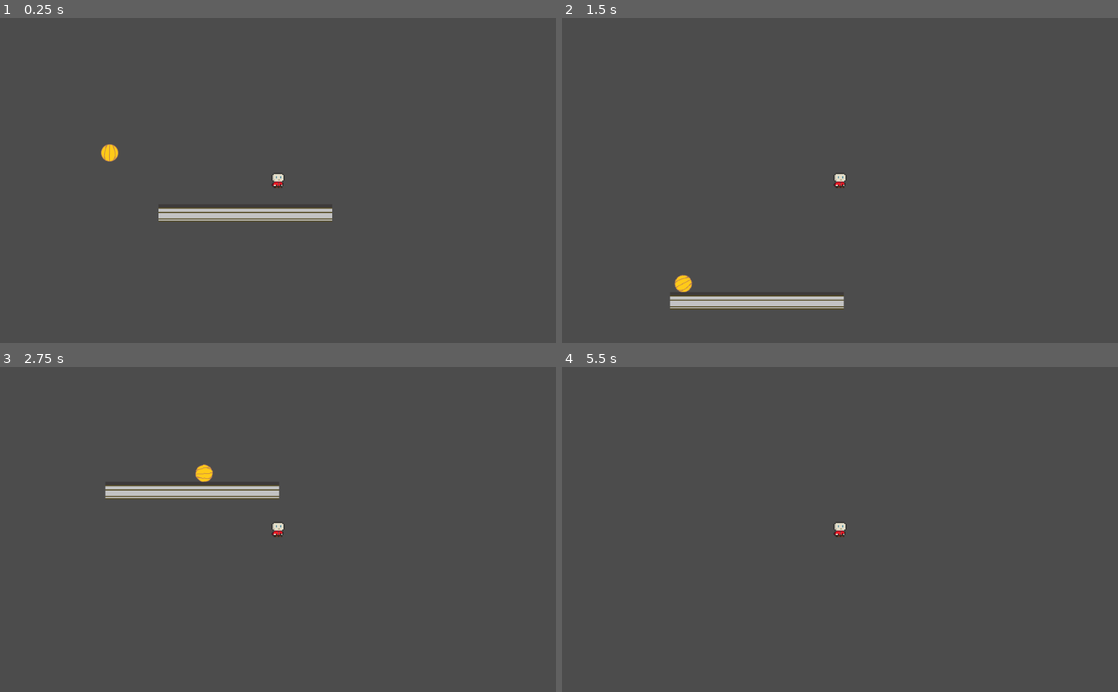
Above: before the commit, frames 1-4 (two rows, left to right).
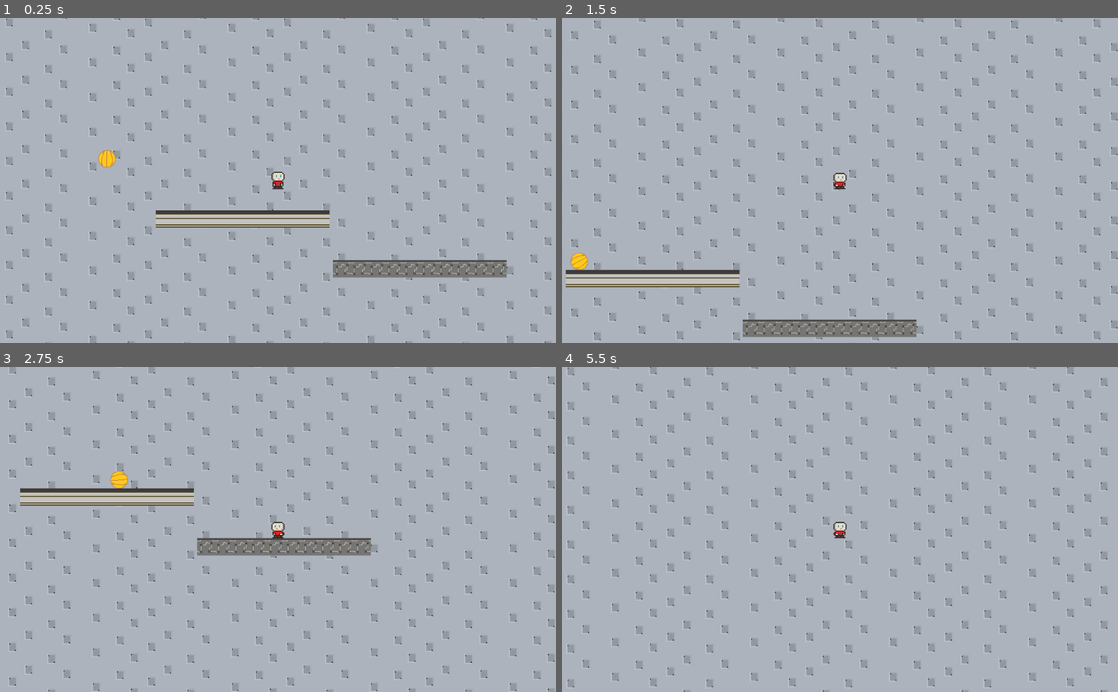
Above: after the commit, the same moments.

Repository: caasalazarsa/ProgramacionAplicada
Game: Godot game, scene res://scenes/main.tscn
Two runs of this game, one before a commit and one after it. Both use one fixed random seed, a clock stepped at 60 frames per second and the inputs below.
Inputs:
- Up to frame 1 (0.25 s): no input
- Up to frame 2 (1.5 s): tap Enter (ui_accept) at 0.5, 0.77 s; hold Right (ui_right) from 0.53 s (still down)
- Up to frame 3 (2.75 s): tap Enter (ui_accept) at 1.52 s; release Right (ui_right) at 2.03 s; hold Left (ui_left) from 2.03 s (still down)
- Up to frame 4 (5.5 s): release Left (ui_left) at 2.78 s; hold Right (ui_right) 2.78-4.28 s; tap Enter (ui_accept) at 3.02, 3.77, 4.52 s; hold Left (ui_left) 4.28-5.03 s; hold Right (ui_right) from 5.03 s (still down)

The runs differ from the first frame. In frame 1, 99% of the frame differs, in the area x 0-100%, y 0-100%; in frame 2, 98%; in frame 3, 99%; in frame 4, 100%.

Commit message:
added animations

Diff:
--- /dev/null
+++ b/DEMO_PROJECT/animations/Animations.tscn
@@ -0,0 +1,35 @@
+[gd_scene load_steps=12 format=2]
+
+[ext_resource path="res://sprites/Player Sprites/Player Idle/Player_Idle_2.png" type="Texture" id=1]
+[ext_resource path="res://sprites/Player Sprites/Player Idle/Player_Idle_1.png" type="Texture" id=2]
+[ext_resource path="res://sprites/Player Sprites/Player Left/Player_Left_4.png" type="Texture" id=3]
+[ext_resource path="res://sprites/Player Sprites/Player Left/Player_Left_1.png" type="Texture" id=4]
+[ext_resource path="res://sprites/Player Sprites/Player Left/Player_Left_2.png" type="Texture" id=5]
+[ext_resource path="res://sprites/Player Sprites/Player Left/Player_Left_3.png" type="Texture" id=6]
+[ext_resource path="res://sprites/Player Sprites/Player Right/Player_Right_3.png" type="Texture" id=7]
+[ext_resource path="res://sprites/Player Sprites/Player Right/Player_Right_4.png" type="Texture" id=8]
+[ext_resource path="res://sprites/Player Sprites/Player Right/Player_Right_2.png" type="Texture" id=9]
+[ext_resource path="res://sprites/Player Sprites/Player Right/Player_Right_1.png" type="Texture" id=10]
+
+[sub_resource type="SpriteFrames" id=1]
+animations = [ {
+"frames": [ ExtResource( 10 ), ExtResource( 9 ), ExtResource( 7 ), ExtResource( 8 ) ],
+"loop": true,
+"name": "Derecha",
+"speed": 5.0
+}, {
+"frames": [ ExtResource( 4 ), ExtResource( 5 ), ExtResource( 6 ), ExtResource( 3 ) ],
+"loop": true,
+"name": "Izquierda",
+"speed": 5.0
+}, {
+"frames": [ ExtResource( 2 ), ExtResource( 1 ) ],
+"loop": true,
+"name": "Quieto",
+"speed": 5.0
+} ]
+
+[node name="Animations" type="AnimatedSprite"]
+frames = SubResource( 1 )
+animation = "Derecha"
+playing = true
--- /dev/null
+++ b/DEMO_PROJECT/prefabs/another_player.tscn
@@ -0,0 +1,19 @@
+[gd_scene load_steps=4 format=2]
+
+[ext_resource path="res://scripts/player.gd" type="Script" id=1]
+[ext_resource path="res://animations/Animations.tscn" type="PackedScene" id=2]
+
+[sub_resource type="CapsuleShape2D" id=1]
+height = 12.0
+
+[node name="animated_player" type="KinematicBody2D"]
+script = ExtResource( 1 )
+
+[node name="Camera2D" type="Camera2D" parent="."]
+current = true
+
+[node name="Animations" parent="." instance=ExtResource( 2 )]
+scale = Vector2( 2, 2 )
+
+[node name="CollisionShape2D" type="CollisionShape2D" parent="."]
+shape = SubResource( 1 )
--- a/DEMO_PROJECT/prefabs/player.tscn
+++ b/DEMO_PROJECT/prefabs/player.tscn
@@ -8,8 +8,6 @@
 
 [node name="KinematicBody2D" type="KinematicBody2D"]
 script = ExtResource( 2 )
-walk_velocity = null
-run_velocity = null
 
 [node name="CollisionShape2D" type="CollisionShape2D" parent="."]
 shape = SubResource( 1 )
--- /dev/null
+++ b/DEMO_PROJECT/prefabs/tiledplatform.tscn
@@ -0,0 +1,16 @@
+[gd_scene load_steps=3 format=2]
+
+[ext_resource path="res://sprites/Industrial Platform.png" type="Texture" id=1]
+
+[sub_resource type="RectangleShape2D" id=1]
+extents = Vector2( 160, 16 )
+
+[node name="StaticBody2D" type="StaticBody2D"]
+
+[node name="Sprite" type="Sprite" parent="."]
+texture = ExtResource( 1 )
+region_enabled = true
+region_rect = Rect2( 0, 0, 320, 32 )
+
+[node name="CollisionShape2D" type="CollisionShape2D" parent="."]
+shape = SubResource( 1 )
--- a/DEMO_PROJECT/scenes/main.tscn
+++ b/DEMO_PROJECT/scenes/main.tscn
@@ -1,18 +1,27 @@
-[gd_scene load_steps=4 format=2]
+[gd_scene load_steps=6 format=2]
 
 [ext_resource path="res://prefabs/ball.tscn" type="PackedScene" id=1]
-[ext_resource path="res://prefabs/player.tscn" type="PackedScene" id=2]
 [ext_resource path="res://prefabs/platform.tscn" type="PackedScene" id=3]
+[ext_resource path="res://prefabs/tiledplatform.tscn" type="PackedScene" id=4]
+[ext_resource path="res://sprites/Industrial Background.png" type="Texture" id=5]
+[ext_resource path="res://prefabs/another_player.tscn" type="PackedScene" id=6]
 
 [node name="main" type="Node2D"]
 
 [node name="ball" parent="." instance=ExtResource( 1 )]
 position = Vector2( 385, 72 )
 
-[node name="player" parent="." instance=ExtResource( 2 )]
-position = Vector2( 698, 114 )
-walk_velocity = 100
-run_velocity = 400
+[node name="animated_player" parent="." instance=ExtResource( 6 )]
+position = Vector2( 703, 100 )
 
 [node name="platform" parent="." instance=ExtResource( 3 )]
 position = Vector2( 638, 186 )
+
+[node name="StaticBody2D" parent="." instance=ExtResource( 4 )]
+position = Vector2( 964, 278 )
+
+[node name="Sprite" type="Sprite" parent="."]
+z_index = -1
+texture = ExtResource( 5 )
+region_enabled = true
+region_rect = Rect2( 0, 0, 20000, 20000 )
--- a/DEMO_PROJECT/scripts/player.gd
+++ b/DEMO_PROJECT/scripts/player.gd
@@ -5,16 +5,16 @@
 
 # en el caso de los kinematic body se debe añadir el efecto gravitatorio
 # ya que el juego demo es un plataformero
-var gravity=400
+var gravity=500
 
 # velocidades de movimiento horizontal jump_velocity se asigna de acuerdo al
 # estado desde el cual se hace el salto
-export var walk_velocity=100
-export var run_velocity=400
+export var walk_velocity=300
+export var run_velocity=600
 export var jump_velocity=0
 
 # velocidad de salto vertical
-export var jump_speed=600
+export var jump_speed=400
 
 # vector en el cual se suman todas las velocidades
 var velocity=Vector2(0,0)
@@ -22,6 +22,7 @@
 # var a = 2
 # var b = "text"
 
+onready var animation_sprite = get_node("Animations")
 
 # Called when the node enters the scene tree for the first time.
 func _ready():
@@ -49,6 +50,7 @@
 		4:
 			salto()
 
+	_animate()
 
 	pass
 
@@ -57,6 +59,18 @@
 	# el segundo parametro determina la normal de las superficies, es decir, la dirección en la
 	# perpendicular al suelo
 	move_and_slide(velocity,Vector2(0,-1))
+
+
+func _animate():
+	if state==1:
+		animation_sprite.play("Quieto")
+	if state==2 or 3:
+		if Input.is_action_pressed("ui_left"):
+			animation_sprite.play("Izquierda")
+		if Input.is_action_pressed("ui_right"):
+			animation_sprite.play("Derecha")
+
+
 
 	## ESTADO QUIETO
 	# si se oprime <- o -> el jugador pasara de quieto a caminata
@@ -89,10 +103,10 @@
 	moverse(walk_velocity)
 
 	if(Input.is_action_pressed("ui_right")):
-		$Sprite.flip_h=false
+		#$Sprite.flip_h=false
 		print("camino hacia la derecha")
 	if(Input.is_action_pressed("ui_left")):
-		$Sprite.flip_h=true
+		#$Sprite.flip_h=true
 		print("camino hacia la izquierda")
 
 	if(!Input.is_action_pressed("ui_left") and !Input.is_action_pressed("ui_right")):
@@ -152,8 +166,14 @@
 	# efecto gravitatorio en el personaje
 
 func gravity_effect(delta):
-	if velocity.y<400:
-		velocity.y=velocity.y+gravity*delta
+
+	if is_on_floor():
+		velocity.y=gravity*delta
+
+	else:
+		if velocity.y <1000:
+			velocity.y=velocity.y+gravity*delta
+
 
 	# función para moverse
 	# importante entender la lógica
Binary file added: DEMO_PROJECT/sprites/Industrial Background.png
Not shown, added: DEMO_PROJECT/sprites/Industrial Background.png.import
Binary file added: DEMO_PROJECT/sprites/Industrial Platform.png
Not shown, added: DEMO_PROJECT/sprites/Industrial Platform.png.import
Binary file added: DEMO_PROJECT/sprites/Player Sprites/Player Idle/Player_Idle_1.png
Not shown, added: DEMO_PROJECT/sprites/Player Sprites/Player Idle/Player_Idle_1.png.import
Binary file added: DEMO_PROJECT/sprites/Player Sprites/Player Idle/Player_Idle_2.png
Not shown, added: DEMO_PROJECT/sprites/Player Sprites/Player Idle/Player_Idle_2.png.import
Binary file added: DEMO_PROJECT/sprites/Player Sprites/Player Left/Player_Left_1.png
Not shown, added: DEMO_PROJECT/sprites/Player Sprites/Player Left/Player_Left_1.png.import
Binary file added: DEMO_PROJECT/sprites/Player Sprites/Player Left/Player_Left_2.png
Not shown, added: DEMO_PROJECT/sprites/Player Sprites/Player Left/Player_Left_2.png.import
(and 12 more such lines)
